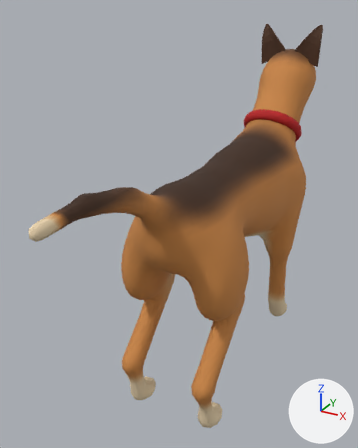
The glTF model models/dog/out/Dog.roblox.glb, before and after one commit.
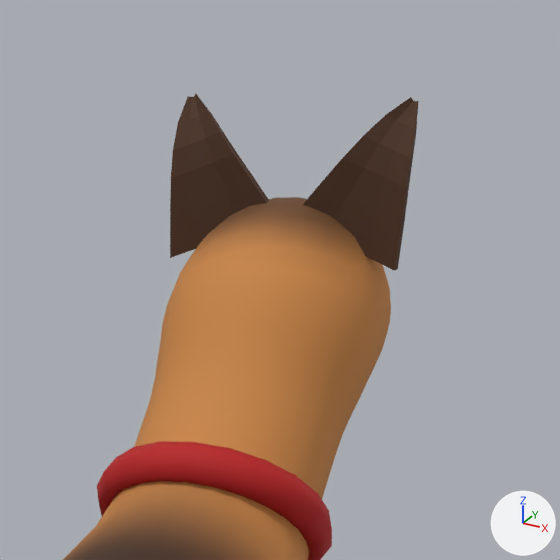
Old and new are each drawn whole from a 50 mm lens placed at (2.01, -4.79, 3.99), pointed at (-0.42, -0.37, 1.78) and again close up on the part from 61% to 100% of the width and 0% to 31% of the height. The lights are fixed; the arrows at lower right show +X, +Y and +Z. The first two pictures are the older version. Vertices at exactly the same position are counted once.

Names of what the first close-up shows: 'Dog'.
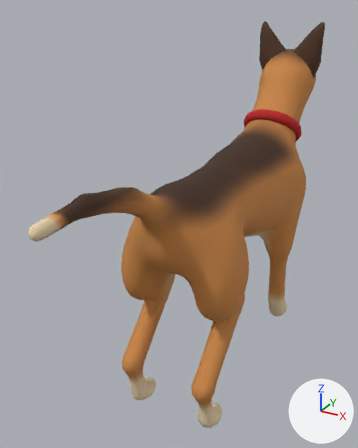
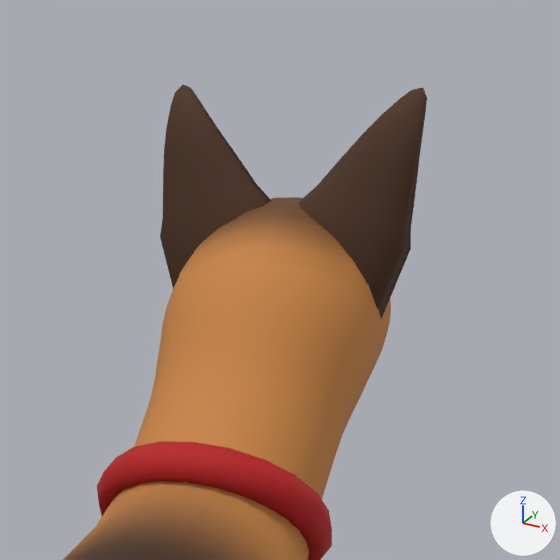
Changed parts and their boxes (x1, y1, x2, y2) in the close-ups (560 x 560 px):
'Dog', reshaped
    before: (63, 93, 419, 560)
    after: (63, 85, 427, 560)
part 1 of me_dog, rebuilt
    before: (170, 93, 269, 258)
    after: (160, 85, 271, 289)
part 2 of me_dog, rebuilt
    before: (303, 97, 419, 271)
    after: (299, 88, 427, 319)

Patch to the scene script:
```diff
--- a/models/dog/out/Dog.roblox.glb.py
+++ b/models/dog/out/Dog.roblox.glb.py
@@ me_dog @@
 # used by ob_dog; location = (0.0, 0.0, 0.0)
-me_dog.from_pydata(...)  # 5538 vertices, 10980 faces; spans x -0.62..0.62, y -2.92..2.78, z 0.01..3.79
+me_dog.from_pydata(...)  # 5736 vertices, 11376 faces; spans x -0.62..0.62, y -2.92..2.78, z 0.01..3.81
+# me_dog part 1: the loose piece of 56 vertices spanning x -0.38..-0.02, y 1.83..1.96, z 3.28..3.79 is rebuilt with 155 vertices and now spans x -0.41..-0.01, y 1.76..1.9, z 3.04..3.81
+# me_dog part 2: the loose piece of 56 vertices spanning x 0.02..0.39, y 1.83..1.95, z 3.28..3.78 is rebuilt with 155 vertices and now spans x 0.01..0.41, y 1.76..1.9, z 3.03..3.81
 me_dog.materials.append(mat_dog)
```
